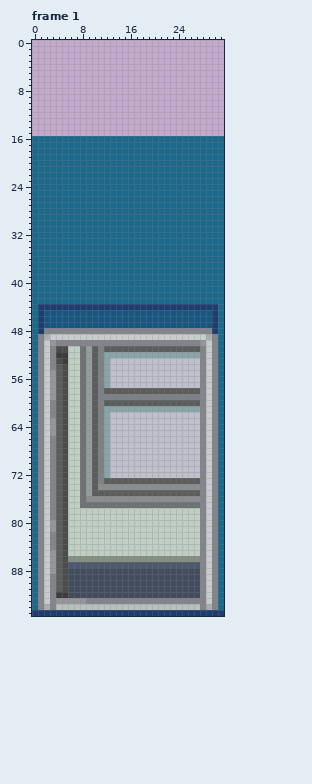
Two states of a pixel-art file, 3학년 1학기 1인 개발 프로젝트/Tile/DoorClose.aseprite. The picture above is the old version.
32x96 pixels, 5 frames. Colours within 5 levels of each other are drawn and written as one. Shown: frame 1. The commit also changed other frames, which this record leaves out.
And afterwards:
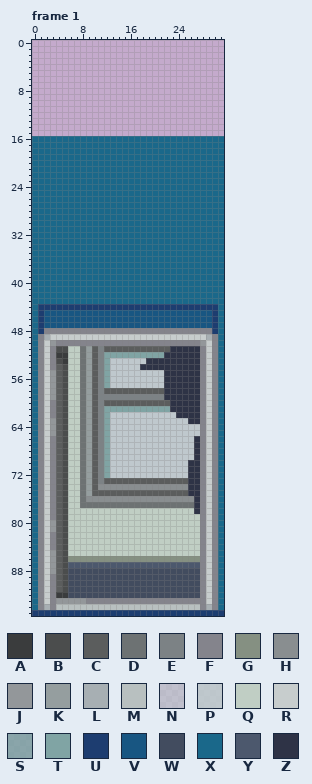
Palette (. is transparent): A #3a3c3d  B #4b4d4d  C #5b5d5d  D #6d7273  E #7c8285  F #84848c  G #859082  H #898e90  J #93979a  K #959e9f  L #a7afb3  M #b8c0c0  N #becccda3  P #becccdde  Q #c0cec4  R #c7cdcd  S #7ea4a3d4  T #7ea4a3f8  U #1d3d70  V #185682  W #424c5f  X #1a688a  Y #4c586d  Z #2e3346
Edits made:
layer "Group 1/Layer 1" added
layer "Group 1/Layer 1 #2" added
layer "Group 1/Layer 2" added
layer "Layer 1" removed
Changed rows in their new state; - is an unchanged pixel.
Frame 1, layers "Group 1/Layer 2", "Group 1/Layer 1 #2":
first column x 12:
51 -----------ZZZZZ
52 TTTTTTTTTTZZZZZZ
53 TPPPPPPZZZZZZZZZ
54 TPPPPPZZZZZZZZZZ
55 TPPPPPPPPPZZZZZZ
56 TPPPPPPPPPZZZZZZ
57 TPPPPPPPPPZZZZZZ
58 ----------ZZZZZZ
59 ----------ZZZZZZ
60 -----------ZZZZZ
61 TTTTTTTTTTTZZZZZ
62 TPPPPPPPPPPPZZZZ
63 TPPPPPPPPPPPPPZZ
64 TPPPPPPPPPPPPPPP
65 TPPPPPPPPPPPPPPP
66 TPPPPPPPPPPPPPPZ
67 TPPPPPPPPPPPPPPZ
68 TPPPPPPPPPPPPPPZ
69 TPPPPPPPPPPPPPPZ
70 TPPPPPPPPPPPPPZZ
71 TPPPPPPPPPPPPPZZ
72 TPPPPPPPPPPPPPZZ
73 --------------ZZ
74 --------------ZZ
75 --------------ZZ
76 ---------------Z
77 ---------------Z
78 ---------------Z
